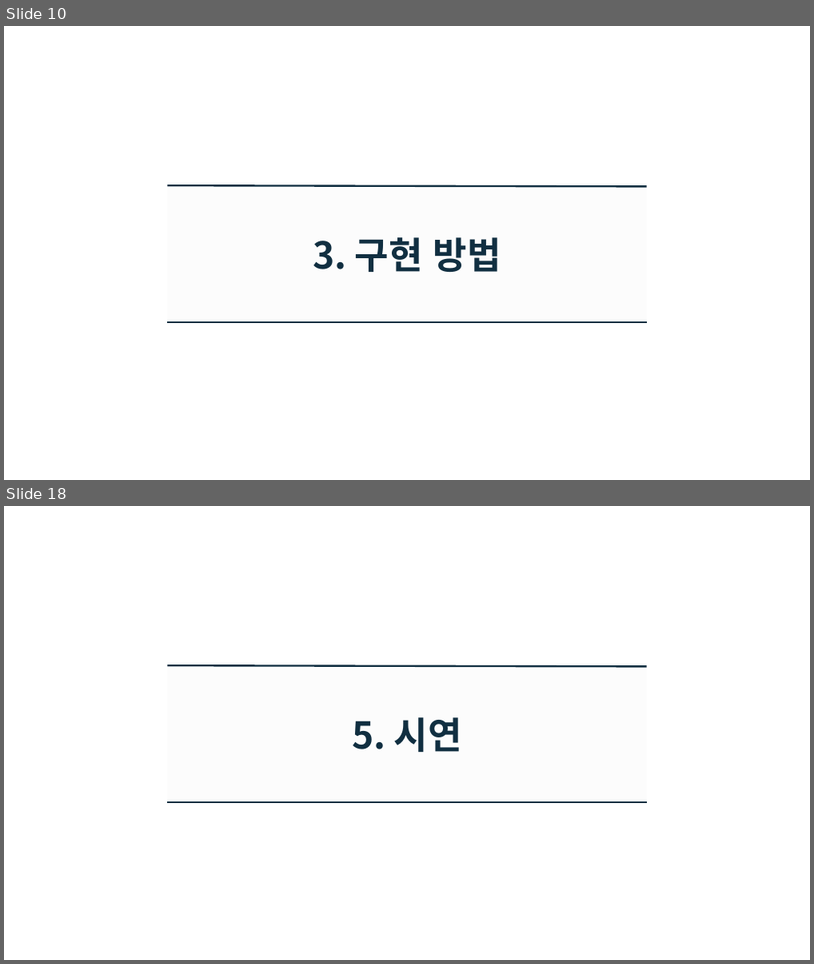
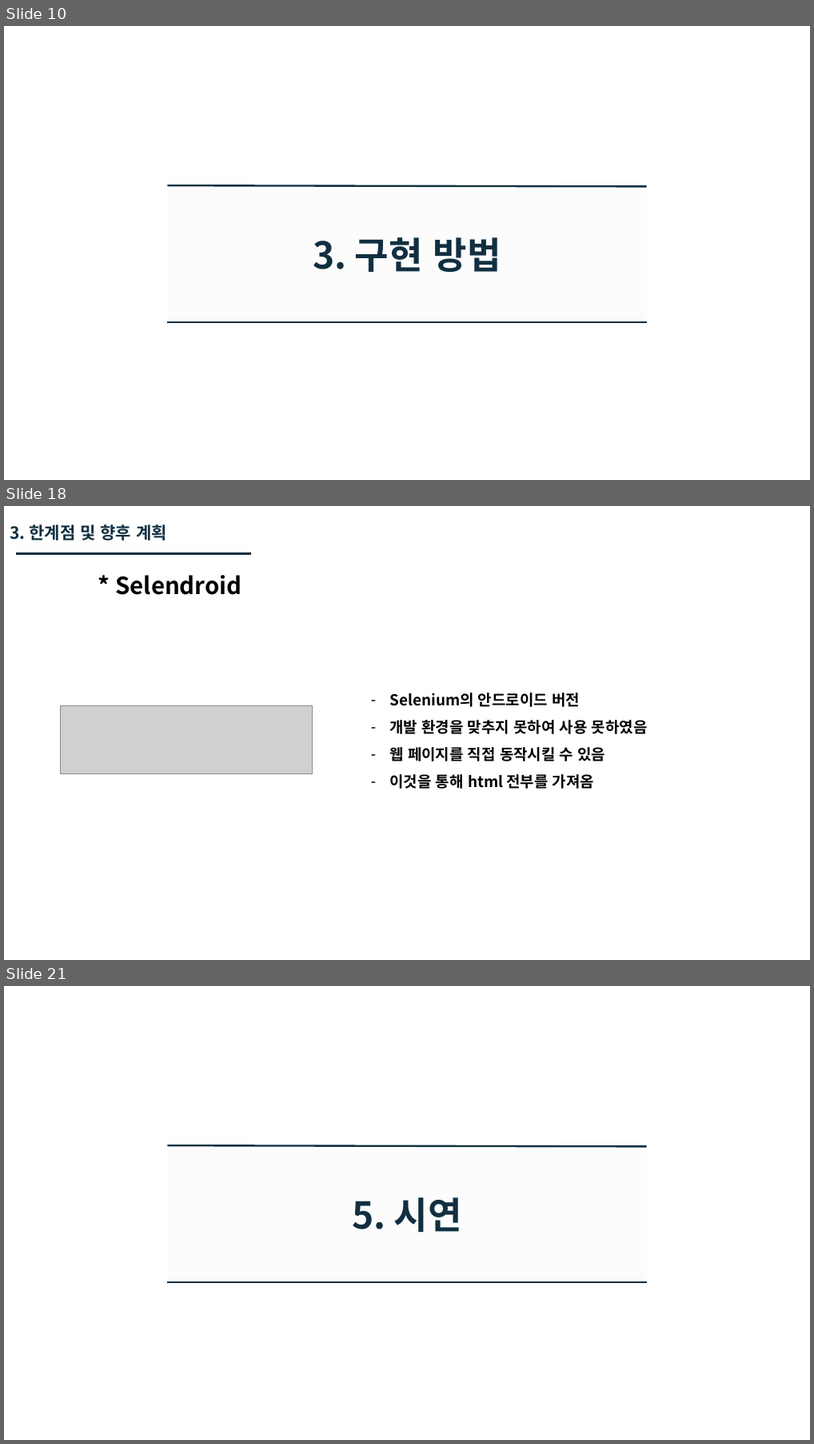
Before and after one commit to GyuhoLee/MPP, a slide deck: doc/모바일프로그래밍 발표.pptx. Shown one above the other, each under a label of ours: slides 10 and 18 before the commit, slides 10, 18 and 21 after it; the slides between them are not shown. The pictures are 814x964 and 814x1444 pixels, drawn with LibreOffice and Linux fonts; fonts in the diff are those of the drawing; grey boxes stand for pictures; background and template pictures are left out. Boxes give left, top, right and bottom in pixels: in the first picture for what was removed or moved away, otherwise in the second. Text is boxed around its words. In the diff, an @@ line names an element or a change of style, - is before the commit and + after.

```diff
--- a/doc/모바일프로그래밍 발표.pptx
+++ b/doc/모바일프로그래밍 발표.pptx
@@ slide 18 added at (x1=4, y1=506, x2=810, y2=960), background #FFFFFF @@
@@ text added at (x1=10, y1=524, x2=167, y2=540), 20 pt, text #112F41, bold @@
+3. 한계점 및 향후 계획
@@ line added from (16, 554) to (251, 554), #112F41 2.25 pt @@
@@ text added at (x1=115, y1=575, x2=242, y2=595), 28 pt, text #000000, bold @@
+* Selendroid
@@ text added at (x1=390, y1=692, x2=648, y2=788), 18 pt, text #000000, bold @@
+– Selenium의 안드로이드 버전
+– 개발 환경을 맞추지 못하여 사용 못하였음
+– 웹 페이지를 직접 동작시킬 수 있음
+– 이것을 통해 html 전부를 가져옴
@@ picture added at (x1=60, y1=706, x2=313, y2=774) @@
@@ what was slide 18 is now slide 21 @@
```
Also in this commit, not shown: 3 slides changed, 8 other slides added, 7 slides removed.
